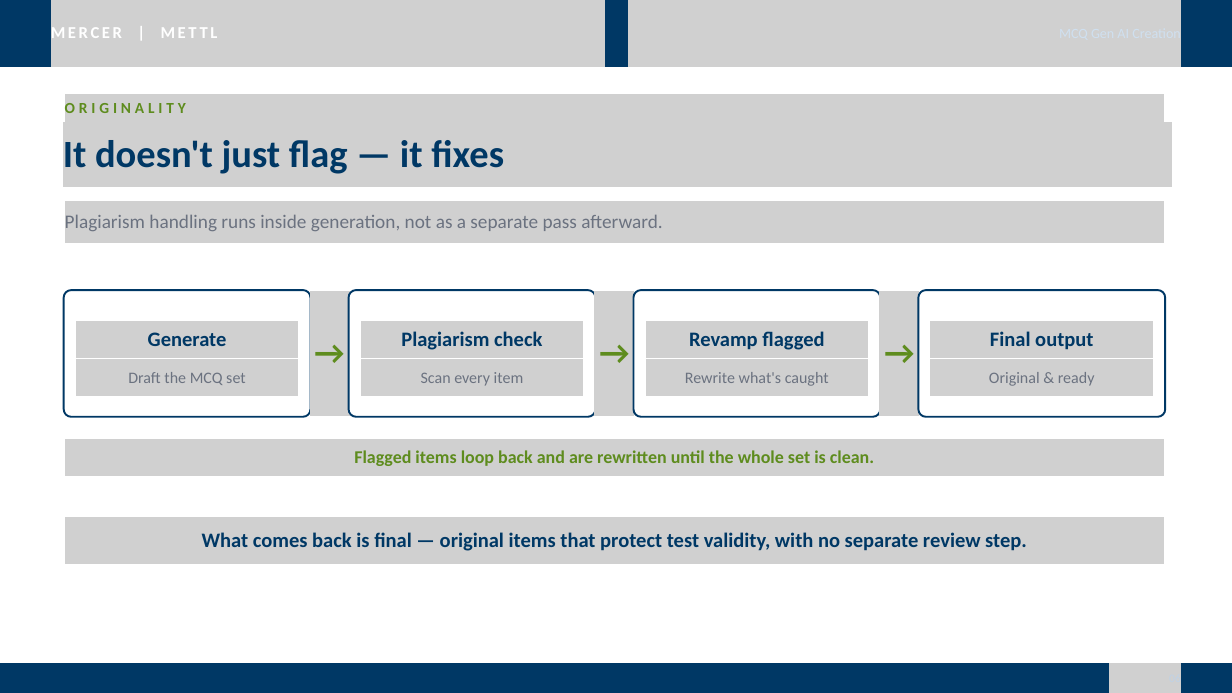
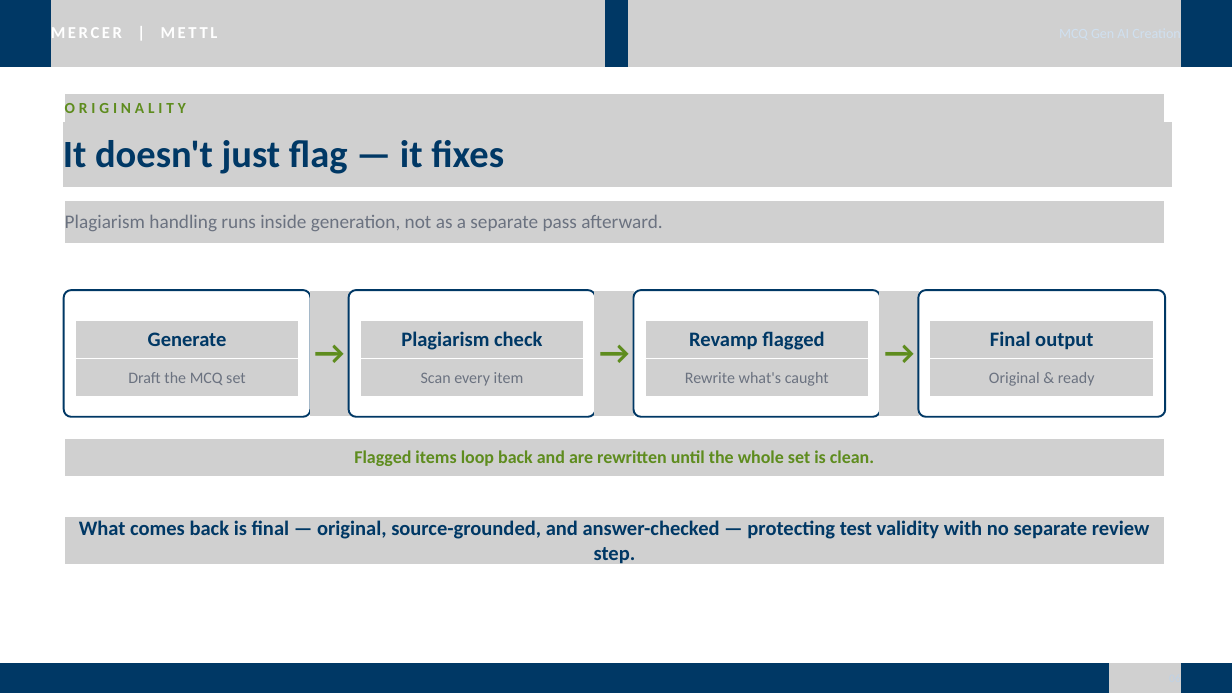
Before and after one commit to BinaryBishup/GenAI_mcqs, a slide deck: slide 6 of MCQ_GenAI_Creation_Showcase.pptx.pptx. Drawn at 1232x693 pixels with LibreOffice and Linux fonts; fonts in the diff are those of the drawing; grey boxes stand for pictures. Boxes give left, top, right and bottom in pixels: in the first picture for what was removed or moved away, otherwise in the second. Text is boxed around its words. In the diff, an @@ line names an element or a change of style, - is before the commit and + after.

```diff
--- a/MCQ_GenAI_Creation_Showcase.pptx.pptx
+++ b/MCQ_GenAI_Creation_Showcase.pptx.pptx
@@ text at <box>79,520,1150,566</box>: text changed @@
-What comes back is final — original items that protect test validity, with no separate review step.
+What comes back is final — original, source-grounded, and answer-checked — protecting test validity with no separate review step.
```
Also in this commit, not shown: 3 other slides changed, 1 other file.
